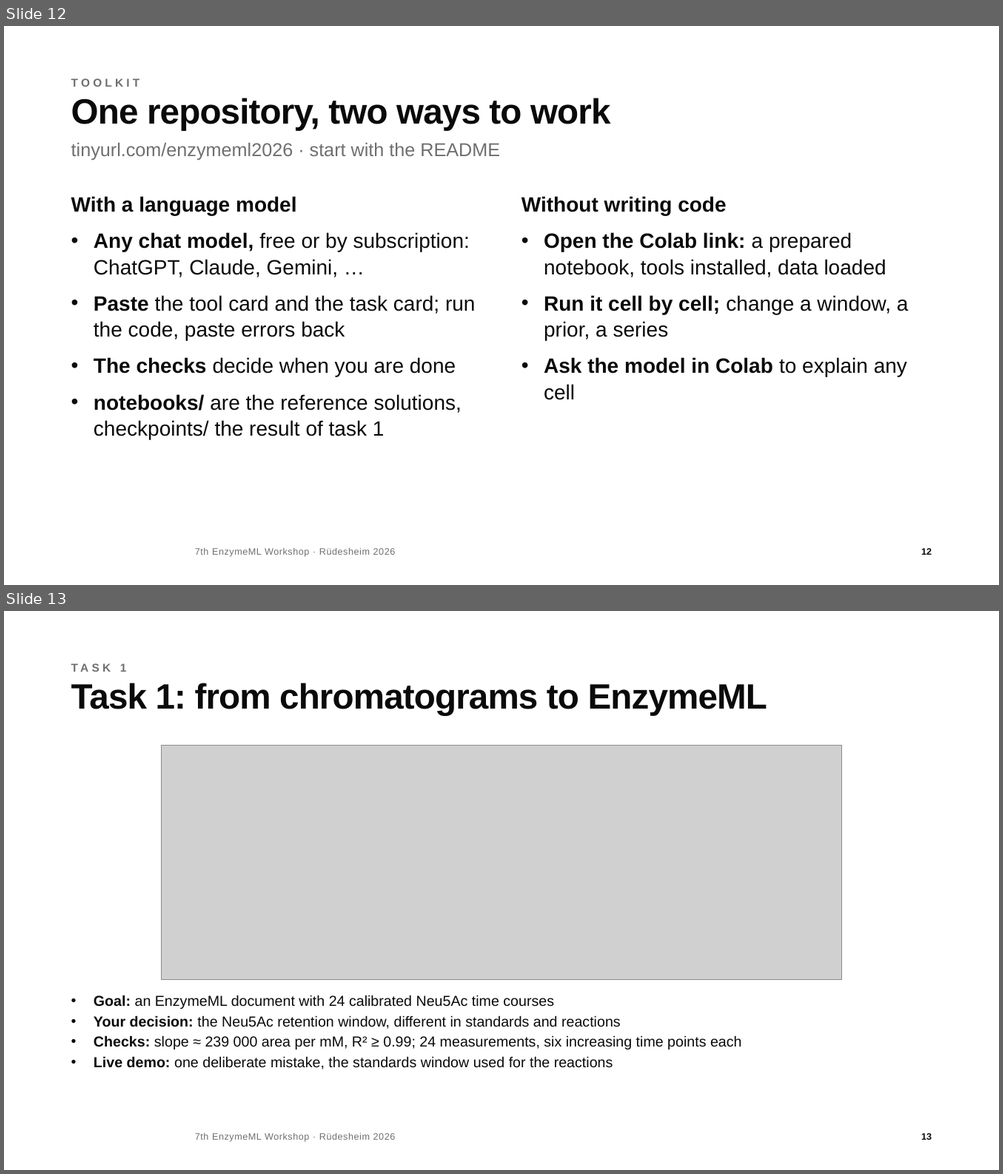
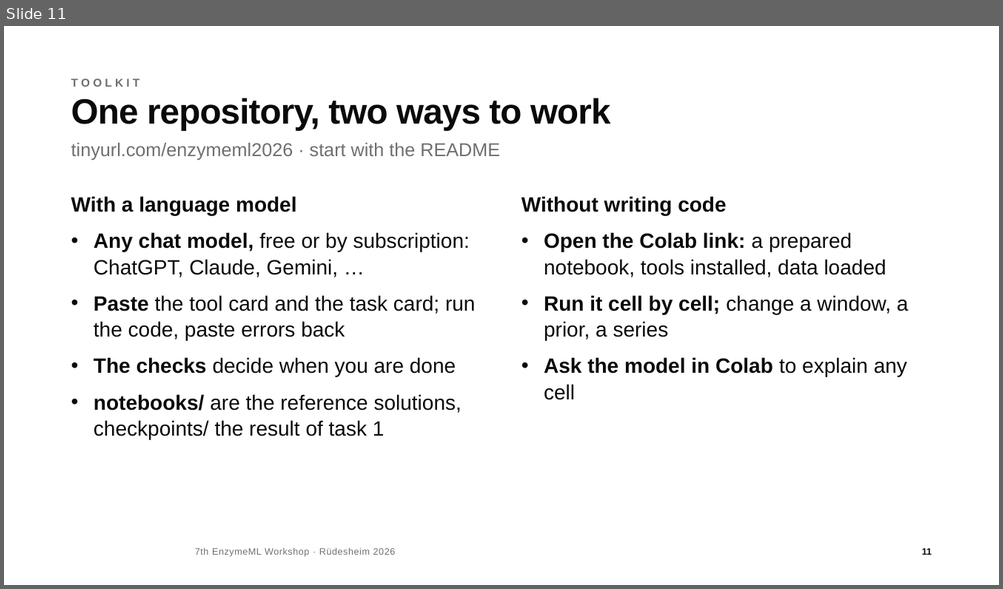
Before and after one commit to haeussma/enzymeml-workshop-modelling-2026, a slide deck: slides/workshop.pptx. Shown one above the other, each under a label of ours: slides 12 and 13 before the commit, slide 11 after it. The pictures are 1003x1174 and 1003x589 pixels, drawn with LibreOffice and Linux fonts; fonts in the diff are those of the drawing; grey boxes stand for pictures; background and template pictures are left out. Boxes give left, top, right and bottom in pixels: in the first picture for what was removed or moved away, otherwise in the second. Text is boxed around its words. In the diff, an @@ line names an element or a change of style, - is before the commit and + after.

```diff
--- a/slides/workshop.pptx
+++ b/slides/workshop.pptx
@@ slide 13 removed at (x1=4, y1=611, x2=999, y2=1170), background #FFFFFF; not listed: 2 template elements that a slide beside it also shows @@
@@ text removed at (x1=120, y1=664, x2=127, y2=672) @@
-TASK 1
@@ title removed at (x1=71, y1=683, x2=767, y2=716) @@
-Task 1: from chromatograms to EnzymeML
@@ picture removed at (x1=162, y1=745, x2=841, y2=980) @@
@@ text removed at (x1=94, y1=995, x2=742, y2=1070) @@
-• Goal: an EnzymeML document with 24 calibrated Neu5Ac time courses
-• Your decision: the Neu5Ac retention window, different in standards and reactions
-• Checks: slope ≈ 239 000 area per mM, R² ≥ 0.99; 24 measurements, six increasing time points each
-• Live demo: one deliberate mistake, the standards window used for the reactions
@@ what was slide 12 is now slide 11 @@
@@ page number at (x1=922, y1=548, x2=931, y2=555): text changed @@
-12
+11
```
Also in this commit, not shown: 3 slides changed, 1 slide added, 1 other slide removed, 3 other files.
